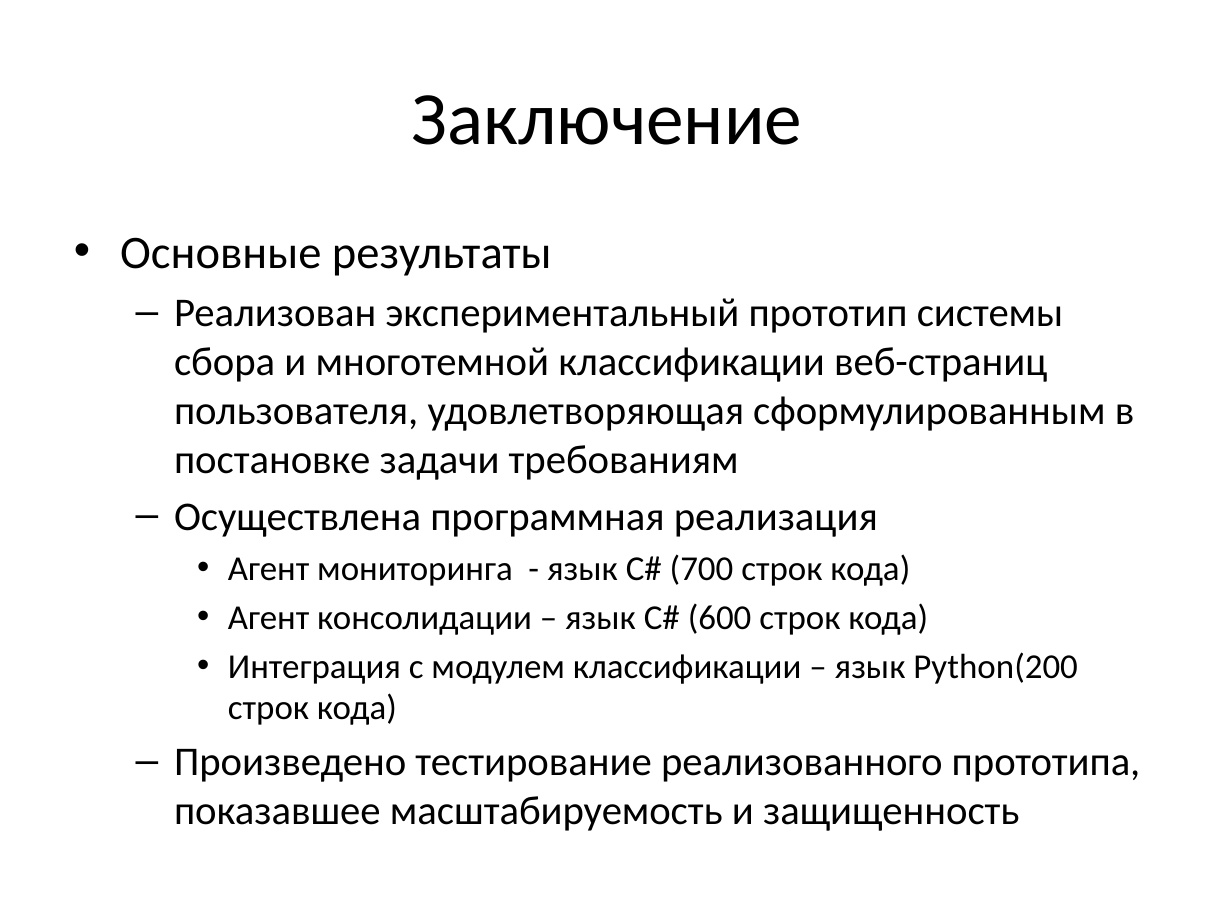
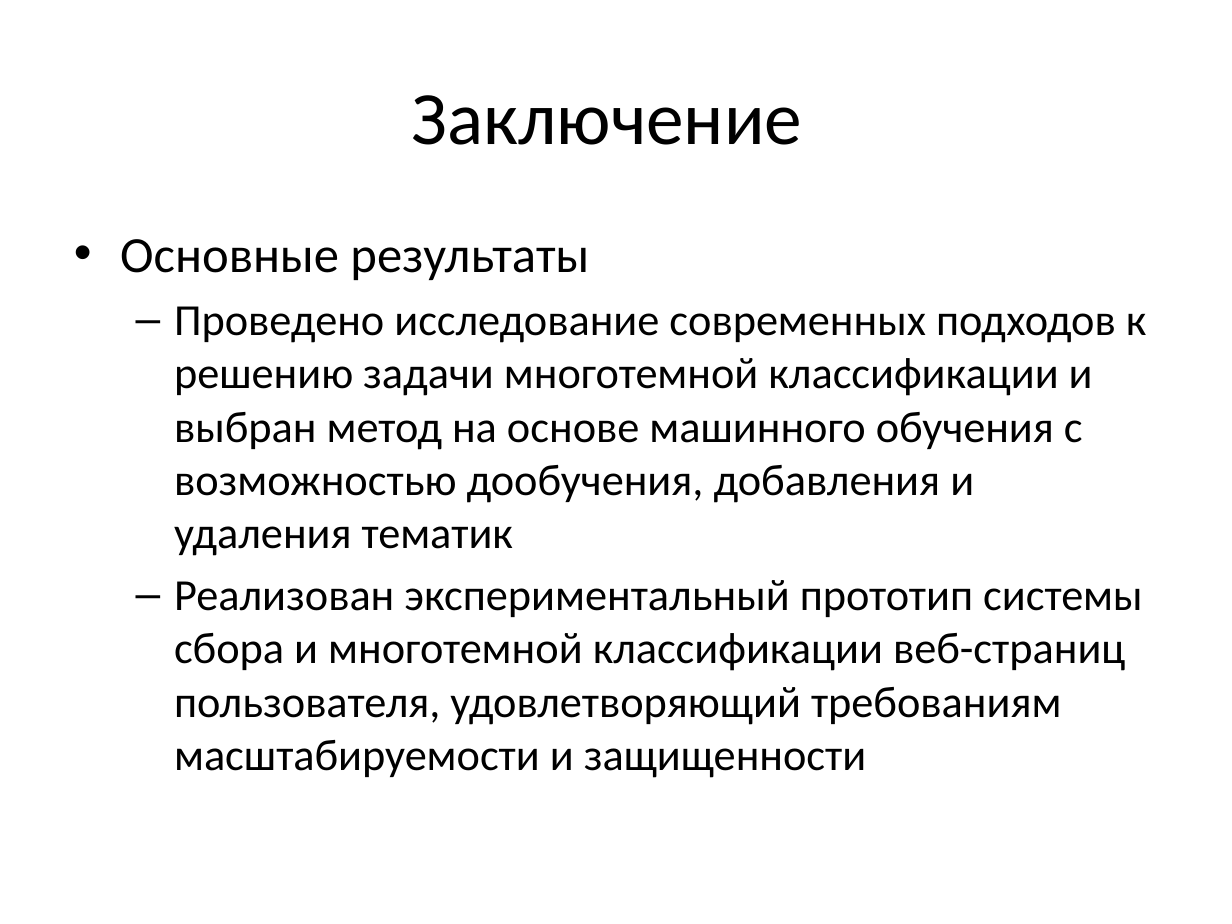
Before and after one commit to Oksert/Diplom_text, a slide deck: slide 22 of Треско_презентация.pptx (slide 21 before the commit). Drawn at 1232x924 pixels with LibreOffice and Linux fonts; fonts in the diff are those of the drawing. Boxes give left, top, right and bottom in pixels: in the first picture for what was removed or moved away, otherwise in the second. Text is boxed around its words. In the diff, an @@ line names an element or a change of style, - is before the commit and + after.

```diff
--- a/Треско_презентация.pptx
+++ b/Треско_презентация.pptx
@@ text at bbox=[120, 239, 589, 280]: size 27.2 to 29.6 pt in "Основные результаты" @@
@@ text at bbox=[174, 306, 1147, 778]: text changed; size 23.8 to 25.9 pt @@
-  – Реализован экспериментальный прототип системы сбора и многотемной классификации веб-страниц пользователя, удовлетворяющая сформулированным в постановке задачи требованиям
-  – Осуществлена программная реализация
-    • Агент мониторинга - язык C# (700 строк кода)
-    • Агент консолидации – язык C# (600 строк кода)
-    • Интеграция с модулем классификации – язык Python(200 строк кода)
-  – Произведено тестирование реализованного прототипа, показавшее масштабируемость и защищенность
+  – Проведено исследование современных подходов к решению задачи многотемной классификации и выбран метод на основе машинного обучения с возможностью дообучения, добавления и удаления тематик
+  – Реализован экспериментальный прототип системы сбора и многотемной классификации веб-страниц пользователя, удовлетворяющий требованиям масштабируемости и защищенности
```
Also in this commit, not shown: 10 other slides changed, 1 slide added, 9 other files.
